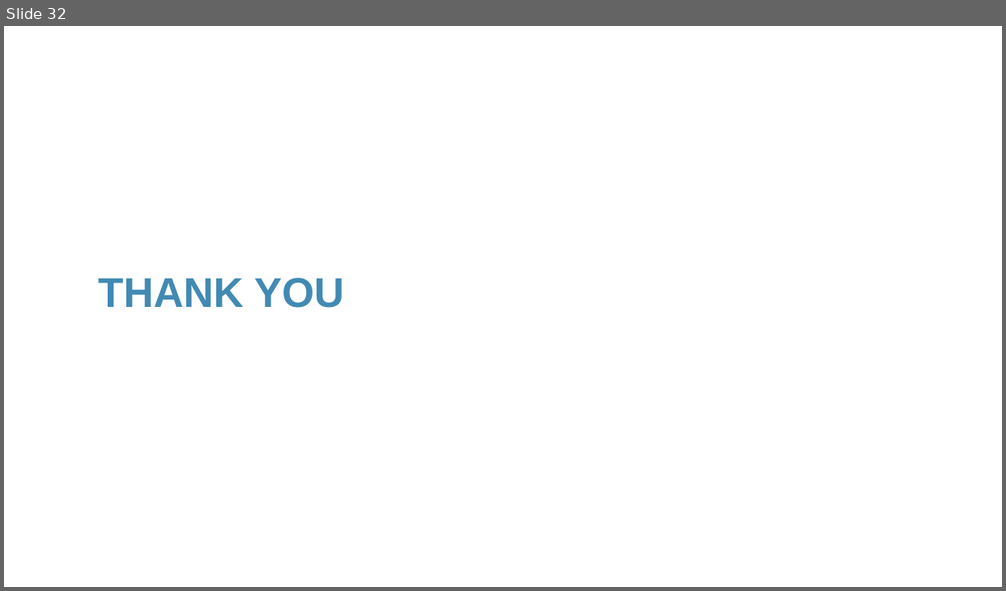
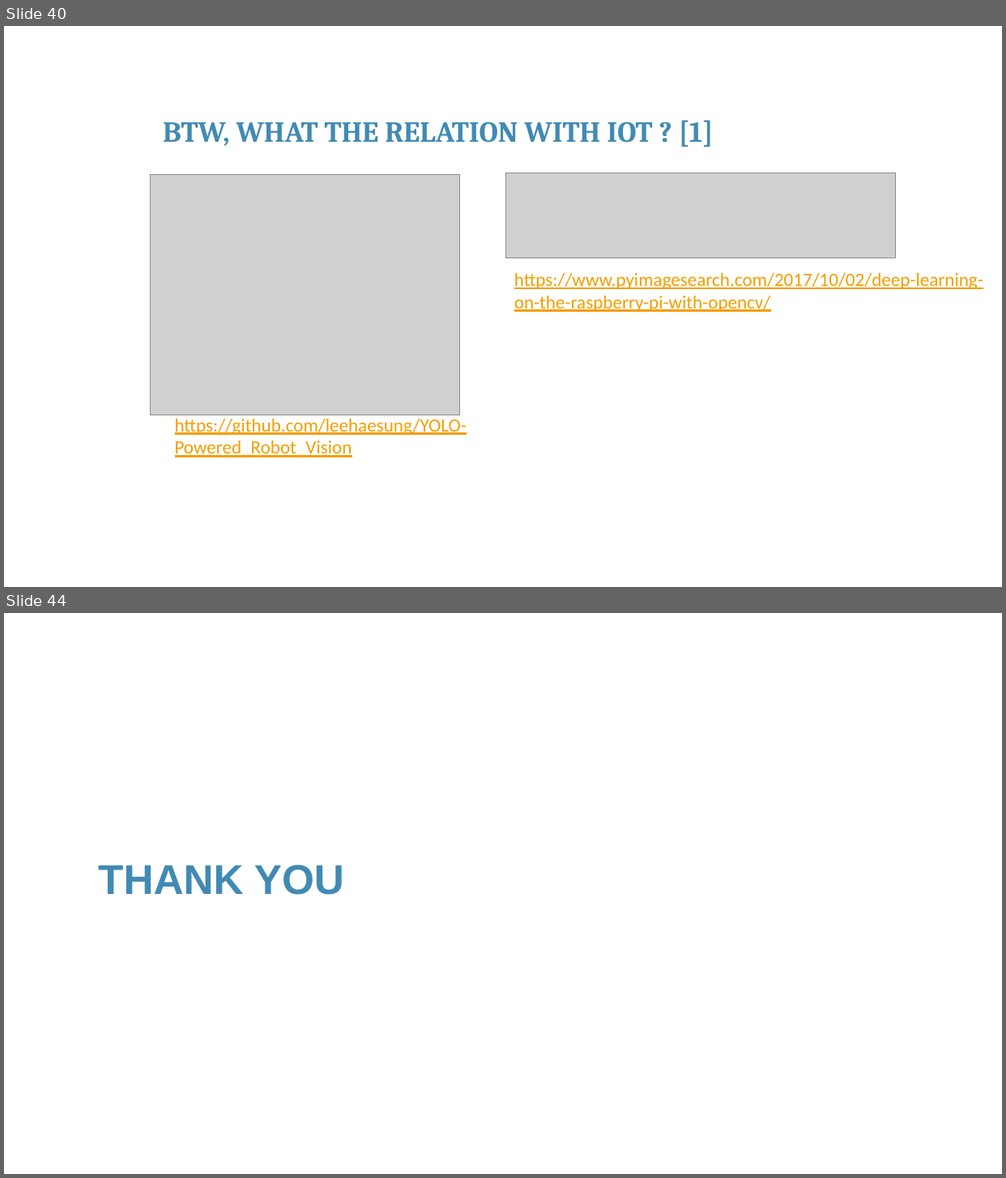
Before and after one commit to franckalbinet/iot-nbtc-itu, a slide deck: presentations/session-14-machine-learning.pptx. Shown one above the other, each under a label of ours: slide 32 before the commit, slides 40 and 44 after it; the slides between them are not shown. The pictures are 1006x591 and 1006x1178 pixels, drawn with LibreOffice and Linux fonts; fonts in the diff are those of the drawing; grey boxes stand for pictures; background and template pictures are left out. Boxes give left, top, right and bottom in pixels: in the first picture for what was removed or moved away, otherwise in the second. Text is boxed around its words. In the diff, an @@ line names an element or a change of style, - is before the commit and + after.

```diff
--- a/presentations/session-14-machine-learning.pptx
+++ b/presentations/session-14-machine-learning.pptx
@@ slide 40 added at <box>4,26,1002,587</box>, background #FFFFFF @@
@@ text added at <box>163,120,714,147</box>, 28 pt, text #418AB3, bold @@
+BTW, WHAT THE RELATION WITH IOT ? [1]
@@ picture added at <box>150,174,460,416</box> @@
@@ picture added at <box>506,173,896,258</box> @@
@@ text added at <box>514,273,983,312</box>, 18 pt, text #F59E00, underline @@
+https://www.pyimagesearch.com/2017/10/02/deep-learning-on-the-raspberry-pi-with-opencv/
@@ text added at <box>175,419,467,458</box>, 18 pt, text #F59E00, underline @@
+https://github.com/leehaesung/YOLO-
+Powered_Robot_Vision
@@ what was slide 32 is now slide 44 @@
```
Also in this commit, not shown: 1 slide changed, 40 other slides added, 29 slides removed.
